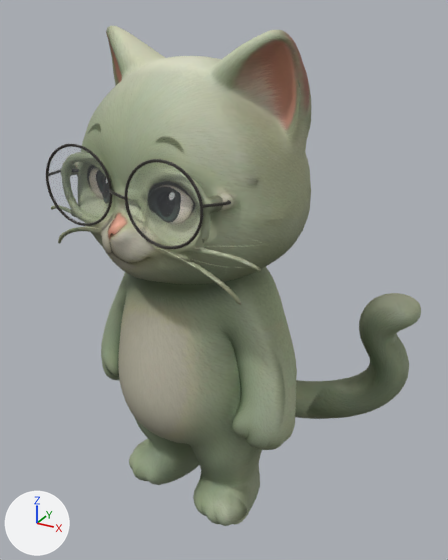
An edit to the glTF model apps/client/public/assets/characters/mint-low.glb, drawn before and after from the same camera.
The view is the same before and after, from a 50 mm camera at (0.546, -1.036, 1.031) aimed at (-0.019, -0.009, 0.518). Arrows for +X, +Y and +Z are at lower left; the lights stay in place. The older version comes first. Where no turn or scale is listed for an object, it has been applied to the vertices. Vertices at exactly the same position are counted once.
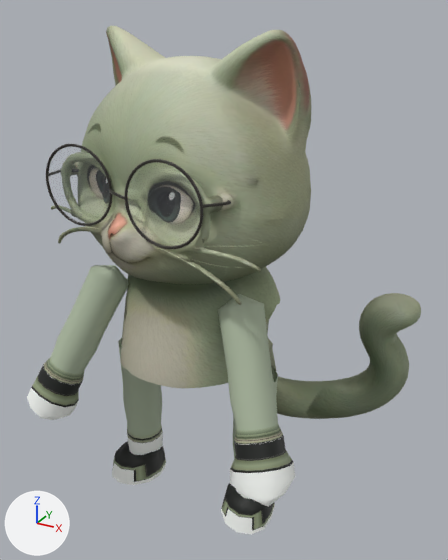
Location of each change, (x1, y1, x2, y2) in pixels of the pictures (448 x 560 px; the box of a moved part takes in the faces that stretch with it):
'Mesh_0', reshaped (6% wider)
    before: (51, 26, 421, 526)
    after: (27, 26, 421, 534)
part 1 of me_mesh_0, added
    after: (27, 265, 129, 420)
part 2 of me_mesh_0, added
    after: (218, 294, 295, 507)
part 3 of me_mesh_0, added
    after: (118, 338, 163, 455)
part 4 of me_mesh_0, added (mostly hidden)
    after: (233, 367, 278, 499)
part 5 of me_mesh_0, added
    after: (112, 441, 166, 485)
part 6 of me_mesh_0, added
    after: (221, 483, 275, 534)
part 7 of me_mesh_0, moved or reshaped
    before: (101, 272, 297, 526)
    after: (120, 295, 277, 388)

What changed in the scene script:
```text
Change me_mesh_0:
    used by ob_mesh_0; location = (0.0, 0.0, 0.0)
    remove me_mesh_0.from_pydata(...)  # 5994 vertices, 12000 faces; spans x -0.342..0.342, y -0.268..0.268, z 0.0..1.0
    add me_mesh_0.from_pydata(...)  # 7026 vertices, 13920 faces; spans x -0.342..0.342, y -0.284..0.268, z 0.001..1.0
    me_mesh_0 part 1: a new loose piece of 204 vertices spanning x -0.342..-0.176, y -0.284..-0.09, z 0.219..0.554, in mat_mint_lo_mat
    me_mesh_0 part 2: a new loose piece of 204 vertices spanning x 0.044..0.241, y -0.284..-0.09, z 0.219..0.554, in mat_mint_lo_mat
    me_mesh_0 part 3: a new loose piece of 180 vertices spanning x -0.257..-0.165, y -0.103..-0.007, z 0.055..0.345, in mat_mint_lo_mat
    me_mesh_0 part 4: a new loose piece of 180 vertices spanning x 0.033..0.125, y -0.103..-0.007, z 0.055..0.345, in mat_mint_lo_mat
    me_mesh_0 part 5: a new loose piece of 132 vertices spanning x -0.269..-0.153, y -0.149..-0.007, z 0.001..0.067, in mat_mint_lo_mat
    me_mesh_0 part 6: a new loose piece of 132 vertices spanning x 0.021..0.137, y -0.149..-0.007, z 0.001..0.067, in mat_mint_lo_mat
    me_mesh_0 part 7: 1669 vertices moved from x -0.321..0.182, y -0.217..0.167, z 0.076..0.502 to x -0.214..0.084, y -0.216..0.104, z 0.325..0.502; 549 vertices removed from x -0.237..0.094, y -0.165..0.05, z 0.0..0.142; 549 vertices added at x -0.148..0.011, y -0.105..-0.008, z 0.315..0.335
```
